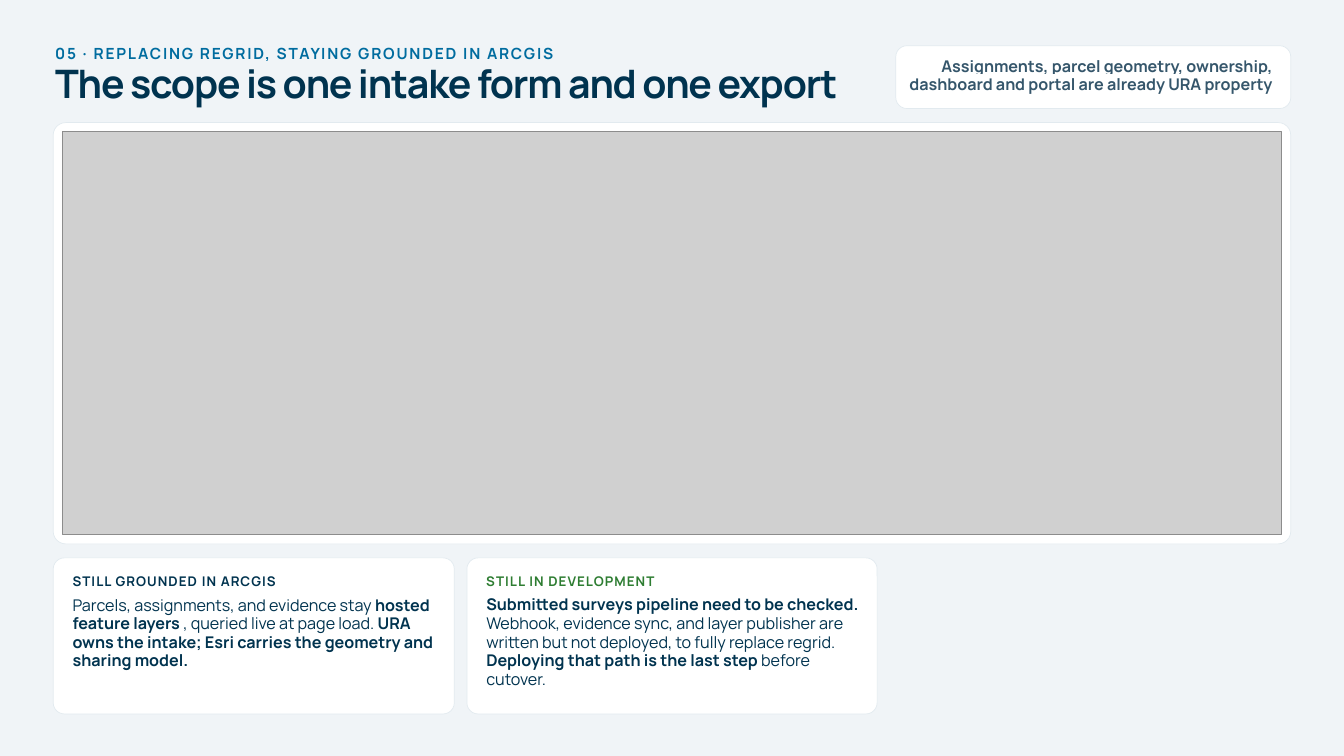
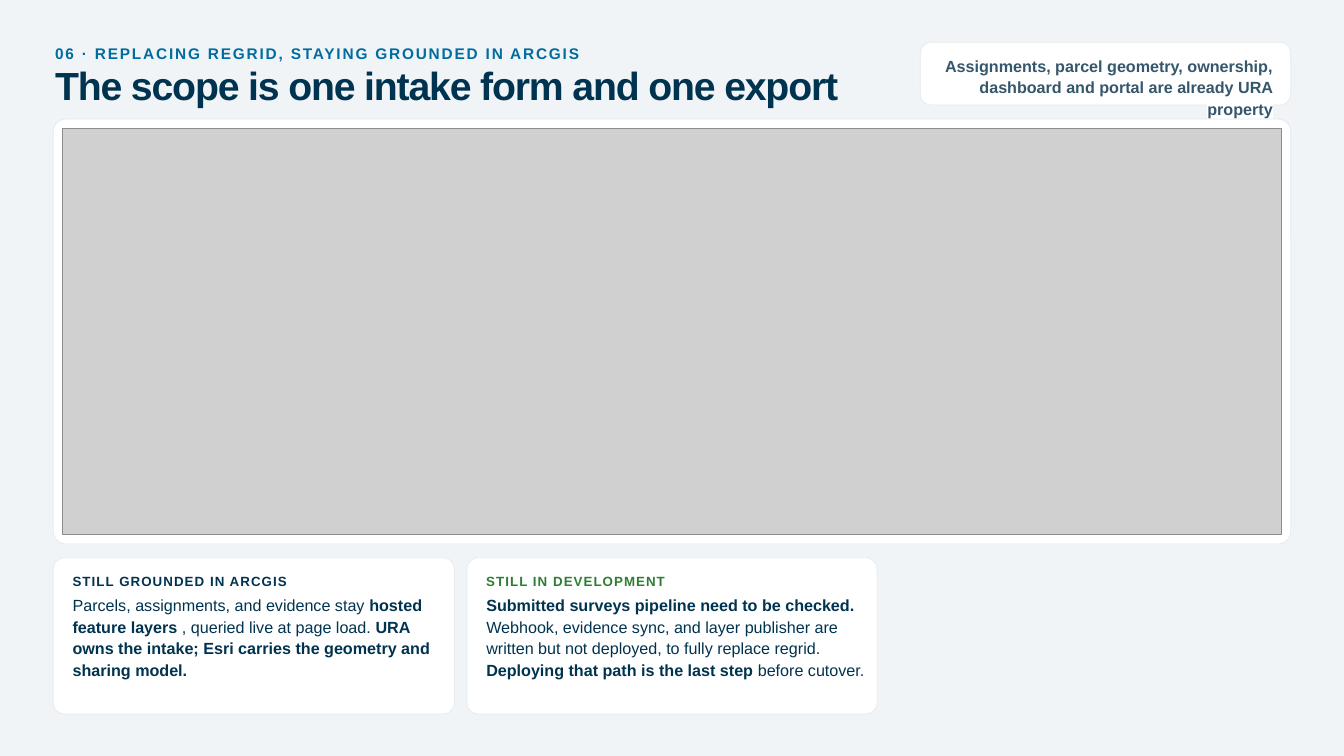
Before and after one commit to rutomo-ura/land-care-assurance, a slide deck: slide 7 of handover/03-presentation.pptx (slide 6 before the commit). Drawn at 1344x756 pixels with LibreOffice and Linux fonts; fonts in the diff are those of the drawing; grey boxes stand for pictures. Boxes give left, top, right and bottom in pixels: in the first picture for what was removed or moved away, otherwise in the second. Text is boxed around its words. In the diff, an @@ line names an element or a change of style, - is before the commit and + after.

```diff
--- a/handover/03-presentation.pptx
+++ b/handover/03-presentation.pptx
@@ text at <box>53,42,851,62</box>: text changed; font Manrope to Arial @@
-05 · REPLACING REGRID, STAYING GROUNDED IN ARCGIS
+06 · REPLACING REGRID, STAYING GROUNDED IN ARCGIS
@@ rounded rectangle: place and size @@
-rounded rectangle at <box>896,46,1291,109</box>
+rounded rectangle at <box>920,42,1290,106</box>
@@ text "Assignments, parcel geometry, ownership, dashboard ...": place and size @@
-text "Assignments, parcel geometry, ownership, dashboard ..." at <box>909,60,1273,94</box>
+text "Assignments, parcel geometry, ownership, dashboard ..." at <box>945,60,1273,97</box>
@@ text "Assignments, parcel geometry, ownership, dashboard ..." at <box>945,60,1273,97</box>: font Manrope to Arial; line spacing 0.95 to 1.11 @@
@@ text "The scope is one intake ..." at <box>55,71,838,108</box>: font Manrope to Arial; line spacing 0.75 to 0.89 @@
@@ picture: place and size @@
-picture at <box>62,132,1282,535</box>
+picture at <box>62,128,1282,535</box>
@@ text "STILL GROUNDED IN ARCGIS" at <box>73,576,287,586</box>: font Manrope to Arial @@
@@ text "Parcels, assignments, and evidence stay ..." at <box>73,599,430,680</box>: font Manrope to Arial; line spacing 0.96 to 1.12 @@
@@ text "STILL IN DEVELOPMENT" at <box>486,576,665,586</box>: font Manrope to Arial @@
@@ text "Submitted surveys pipeline need to ..." at <box>486,599,864,680</box>: font Manrope to Arial; line spacing 0.96 to 1.12 @@
```
Also in this commit, not shown: 5 other slides changed, 2 slides added, 1 slide removed, 2 other files.
